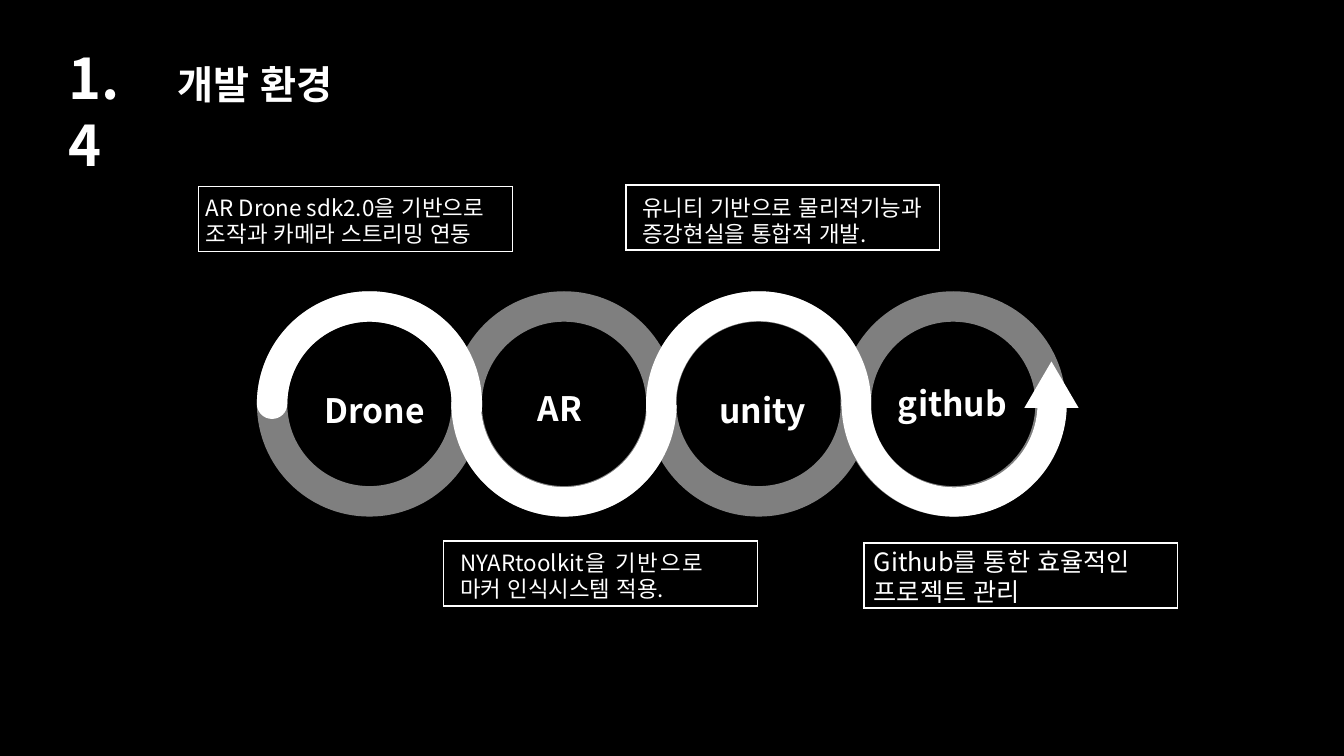
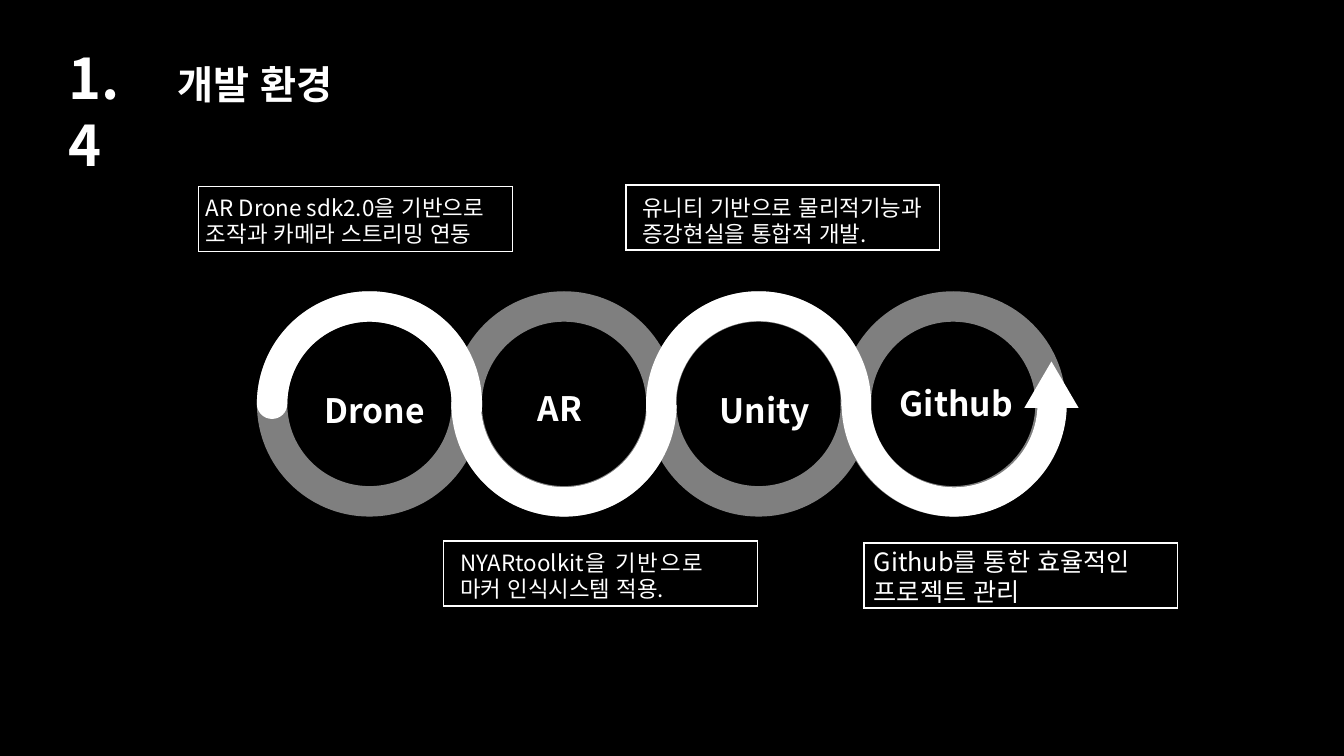
Before and after one commit to forestwind/timeportal, a slide deck: slide 7 of 기획서/타임포탈 제안서 이진우_정상현_임치연(2차발표).ppt. Drawn at 1344x756 pixels with LibreOffice and Linux fonts; fonts in the diff are those of the drawing. Boxes give left, top, right and bottom in pixels: in the first picture for what was removed or moved away, otherwise in the second. Text is boxed around its words. In the diff, an @@ line names an element or a change of style, - is before the commit and + after.

```diff
--- a/기획서/타임포탈 제안서 이진우_정상현_임치연(2차발표).ppt
+++ b/기획서/타임포탈 제안서 이진우_정상현_임치연(2차발표).ppt
@@ text at (x1=900, y1=388, x2=1013, y2=417): text changed @@
-github
+Github
@@ text at (x1=720, y1=395, x2=810, y2=431): text changed @@
-unity
+Unity
```
Also in this commit, not shown: 7 other slides changed, 1 slide removed.
